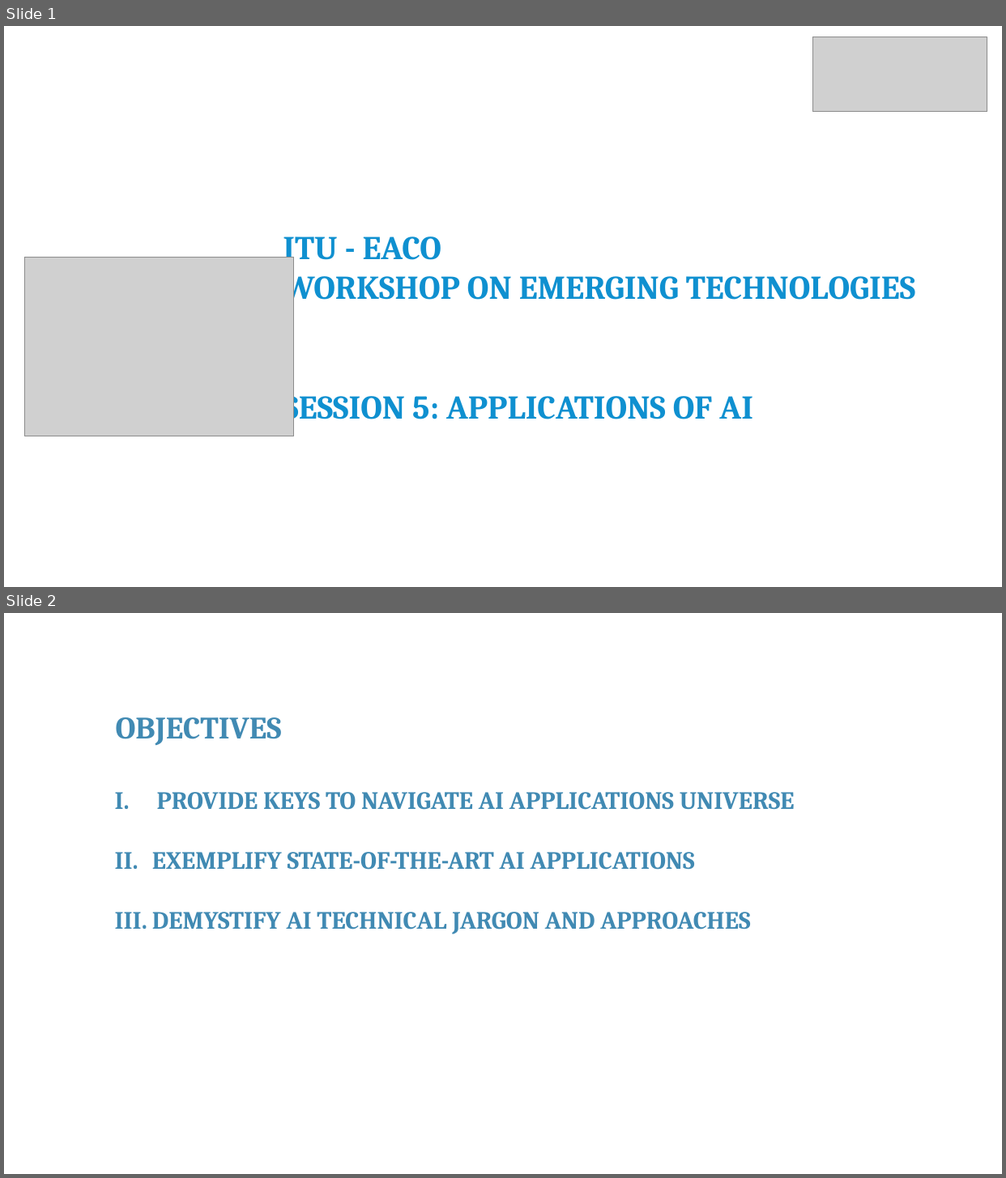
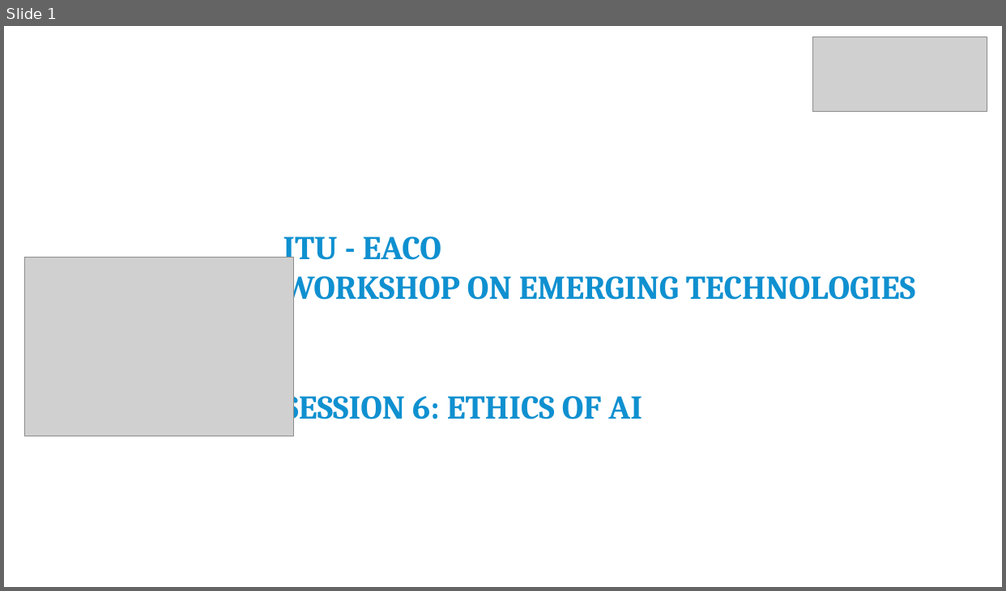
Before and after one commit to franckalbinet/itu-eaco-zanzibar-12-2018, a slide deck: presentations/session-6-ethics-of-ai.pptx. Shown one above the other, each under a label of ours: slides 1 and 2 before the commit, slide 1 after it. The pictures are 1006x1178 and 1006x591 pixels, drawn with LibreOffice and Linux fonts; fonts in the diff are those of the drawing; grey boxes stand for pictures; background and template pictures are left out. Boxes give left, top, right and bottom in pixels: in the first picture for what was removed or moved away, otherwise in the second. Text is boxed around its words. In the diff, an @@ line names an element or a change of style, - is before the commit and + after.

Commit message:
drafted ethics of AI presentation

```diff
--- a/presentations/session-6-ethics-of-ai.pptx
+++ b/presentations/session-6-ethics-of-ai.pptx
@@ slide 2 removed at [4, 613, 1002, 1174], background #FFFFFF @@
@@ text removed at [116, 717, 282, 746] @@
-OBJECTIVES
@@ text removed at [152, 792, 795, 935] @@
-I. PROVIDE KEYS TO NAVIGATE AI APPLICATIONS UNIVERSE
-II. EXEMPLIFY STATE-OF-THE-ART AI APPLICATIONS
-III. DEMYSTIFY AI TECHNICAL JARGON AND APPROACHES
@@ slide 1 changed as well @@
@@ text at [283, 388, 642, 426]: text changed @@
-SESSION 5: APPLICATIONS OF AI
+SESSION 6: ETHICS OF AI
```
Also in this commit, not shown: 3 other slides changed, 13 slides added, 29 other slides removed, 3 other files.
